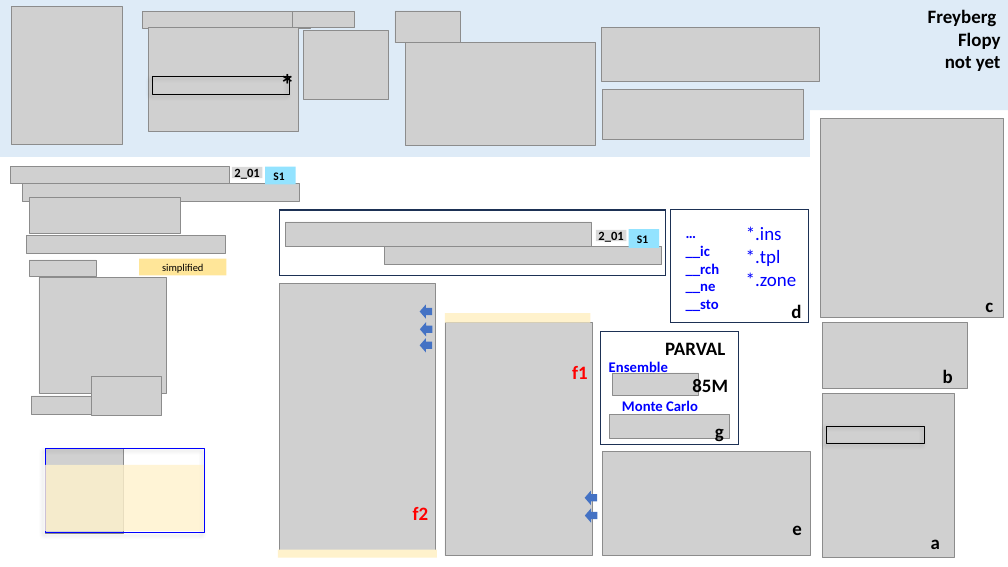
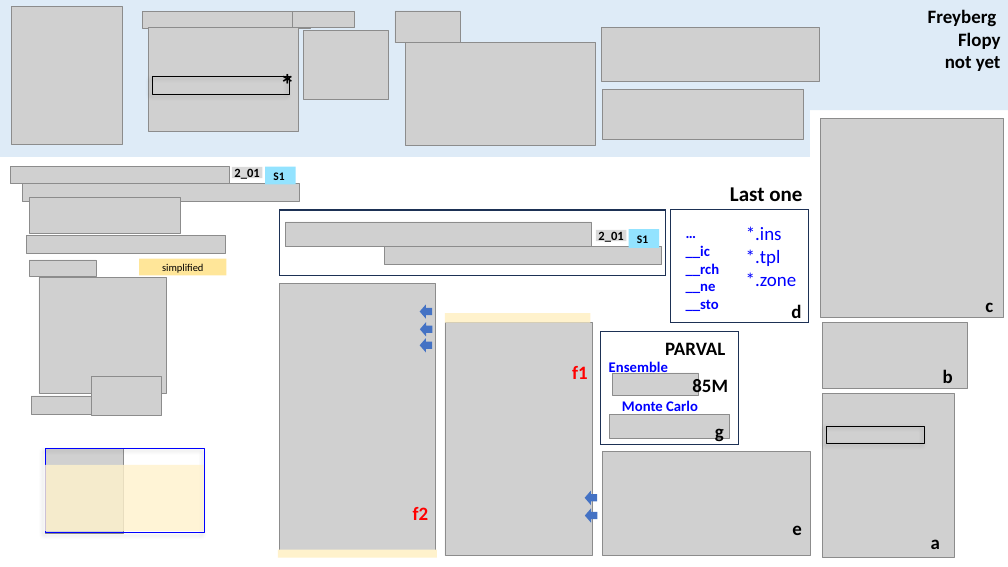
Before and after one commit to grossiRM/00_Betami, a slide deck: slide 3 of 01_Follow_up__activities.pptx. Drawn at 1008x567 pixels with LibreOffice and Linux fonts; fonts in the diff are those of the drawing; grey boxes stand for pictures. Boxes give left, top, right and bottom in pixels: in the first picture for what was removed or moved away, otherwise in the second. Text is boxed around its words. In the diff, an @@ line names an element or a change of style, - is before the commit and + after.

```diff
--- a/01_Follow_up__activities.pptx
+++ b/01_Follow_up__activities.pptx
@@ text added at (x1=730, y1=187, x2=802, y2=201), 20 pt, text #000000, bold @@
+Last one
```
Also in this commit, not shown: 1 other slide changed, 21 other files.
